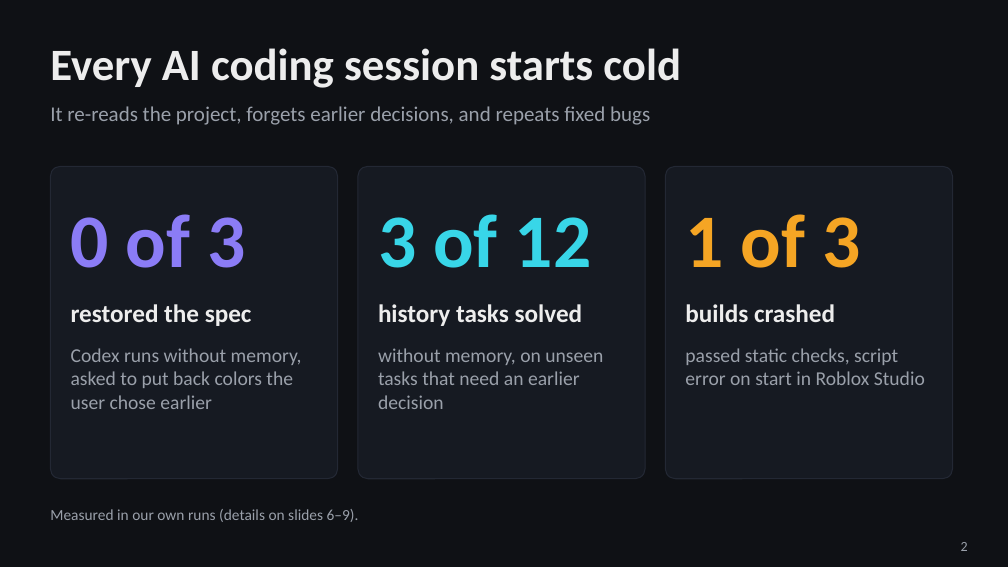
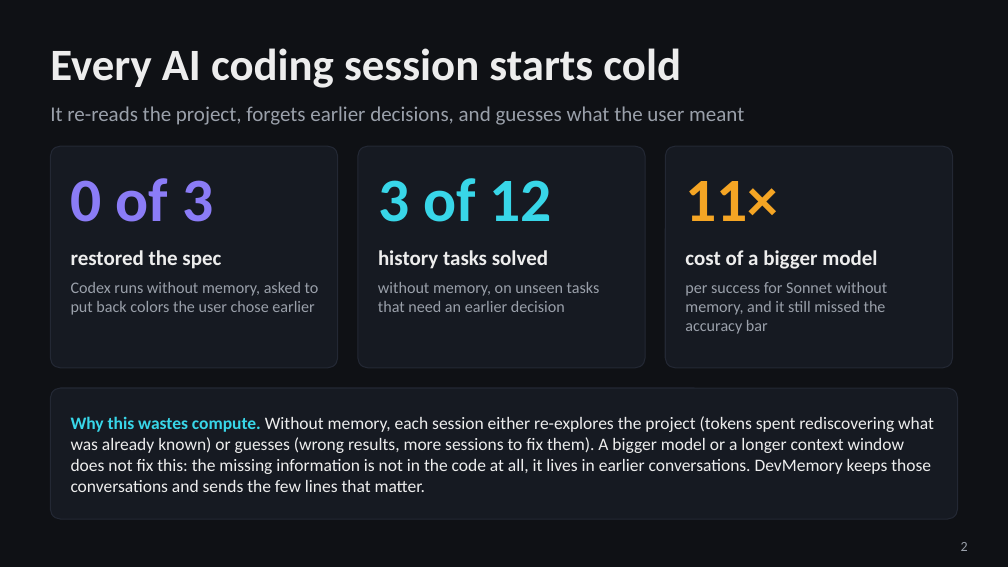
Before and after one commit to Thamer-A/devmemory-hackathon, a slide deck: slide 2 of docs/deck/DevMemory.pptx. Drawn at 1008x567 pixels with LibreOffice and Linux fonts; fonts in the diff are those of the drawing. Boxes give left, top, right and bottom in pixels: in the first picture for what was removed or moved away, otherwise in the second. Text is boxed around its words. In the diff, an @@ line names an element or a change of style, - is before the commit and + after.

```diff
--- a/docs/deck/DevMemory.pptx
+++ b/docs/deck/DevMemory.pptx
@@ text at <box>50,106,744,125</box>: text changed @@
-It re-reads the project, forgets earlier decisions, and repeats fixed bugs
+It re-reads the project, forgets earlier decisions, and guesses what the user meant
@@ rounded rectangle: place and size @@
-rounded rectangle at <box>50,166,338,479</box>
+rounded rectangle at <box>50,146,338,368</box>
@@ rounded rectangle: place and size @@
-rounded rectangle at <box>358,166,645,479</box>
+rounded rectangle at <box>358,146,645,368</box>
@@ proportions changed in 3 elements at <box>50,146,338,368</box>, <box>358,146,645,368</box>, <box>665,146,953,368</box> @@
@@ rounded rectangle: place and size @@
-rounded rectangle at <box>665,166,953,479</box>
+rounded rectangle at <box>665,146,953,368</box>
@@ text "0 of 3": place and size @@
-text "0 of 3" at <box>71,214,245,268</box>
+text "0 of 3" at <box>71,178,213,222</box>
@@ text "0 of 3" at <box>71,178,213,222</box>: size 54 to 44 pt @@
@@ text "3 of 12" at <box>378,178,552,222</box>: size 54 to 44 pt @@
@@ text "3 of 12": place and size @@
-text "3 of 12" at <box>378,214,592,268</box>
+text "3 of 12" at <box>378,178,552,222</box>
@@ text at <box>685,181,778,221</box>: text changed; size 54 to 44 pt @@
-1 of 3
+11×
@@ text "restored the spec": place and size @@
-text "restored the spec" at <box>71,304,252,326</box>
+text "restored the spec" at <box>71,250,221,269</box>
@@ text "restored the spec" at <box>71,250,221,269</box>: size 18 to 15 pt @@
@@ text "history tasks solved" at <box>378,250,548,269</box>: size 18 to 15 pt @@
@@ text "history tasks solved": place and size @@
-text "history tasks solved" at <box>378,304,583,326</box>
+text "history tasks solved" at <box>378,250,548,269</box>
@@ text at <box>685,250,877,269</box>: text changed; size 18 to 15 pt @@
-builds crashed
+cost of a bigger model
@@ text "Codex runs without memory, asked ...": place and size @@
-text "Codex runs without memory, asked ..." at <box>71,348,302,409</box>
+text "Codex runs without memory, asked ..." at <box>71,282,319,315</box>
@@ text "Codex runs without memory, asked ..." at <box>71,282,319,315</box>: size 14 to 11.5 pt @@
@@ text "without memory, on unseen tasks ..." at <box>378,282,600,312</box>: size 14 to 11.5 pt @@
@@ text "without memory, on unseen tasks ...": place and size @@
-text "without memory, on unseen tasks ..." at <box>378,348,603,409</box>
+text "without memory, on unseen tasks ..." at <box>378,282,600,312</box>
@@ text at <box>685,282,887,334</box>: text changed; size 14 to 11.5 pt @@
-passed static checks, script error on start in Roblox Studio
+per success for Sonnet without memory, and it still missed the accuracy bar
@@ rounded rectangle added at <box>50,388,958,519</box>, fill #161A22, outline #232834 0.75 pt @@
@@ text added at <box>71,416,934,492</box>, 12.5 pt, text #EDEDED @@
+Why this wastes compute. Without memory, each session either re-explores the project (tokens spent rediscovering what was already known) or guesses (wrong results, more sessions to fix them). A bigger model or a longer context window does not fix this: the missing information is not in the code at all, it lives in earlier conversations. DevMemory keeps those conversations and sends the few lines that matter.
@@ text removed at <box>50,509,359,522</box> @@
-Measured in our own runs (details on slides 6–9).
```
Also in this commit, not shown: 8 other slides changed, 1 slide added, 1 slide removed, 12 other files.
